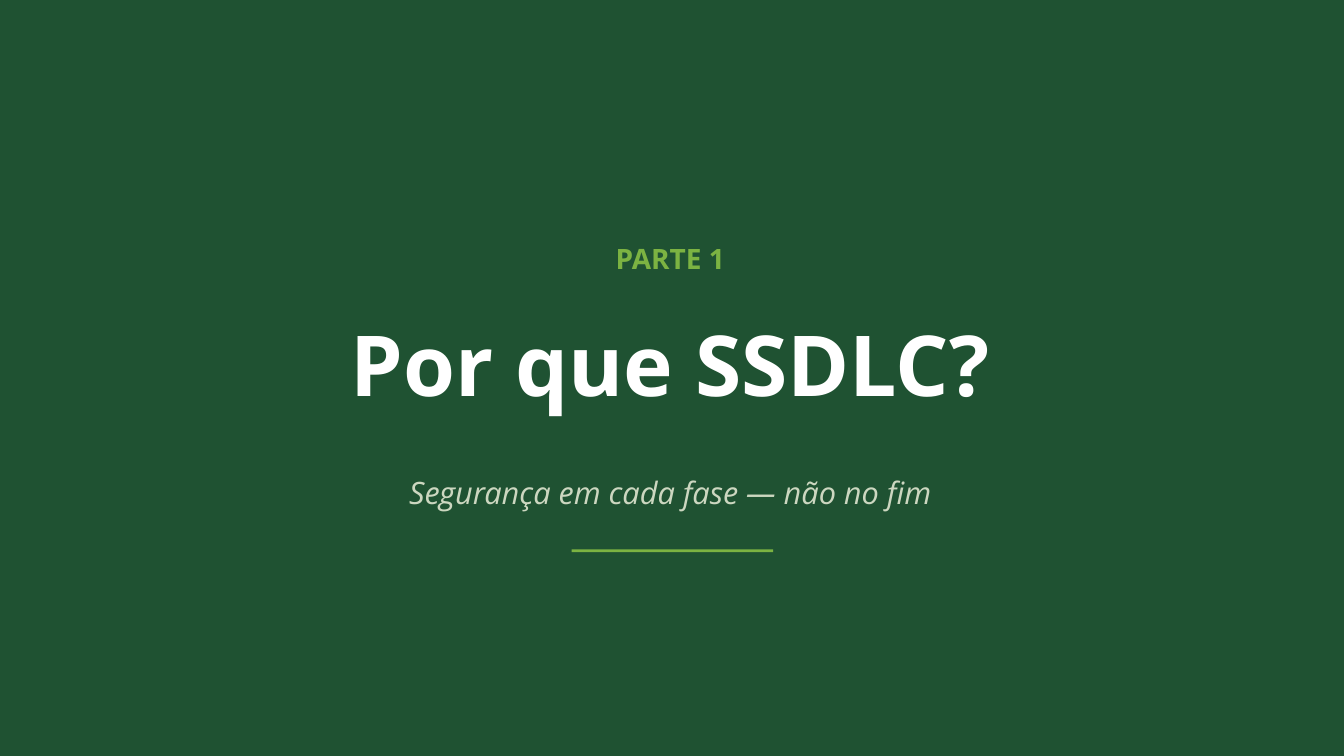
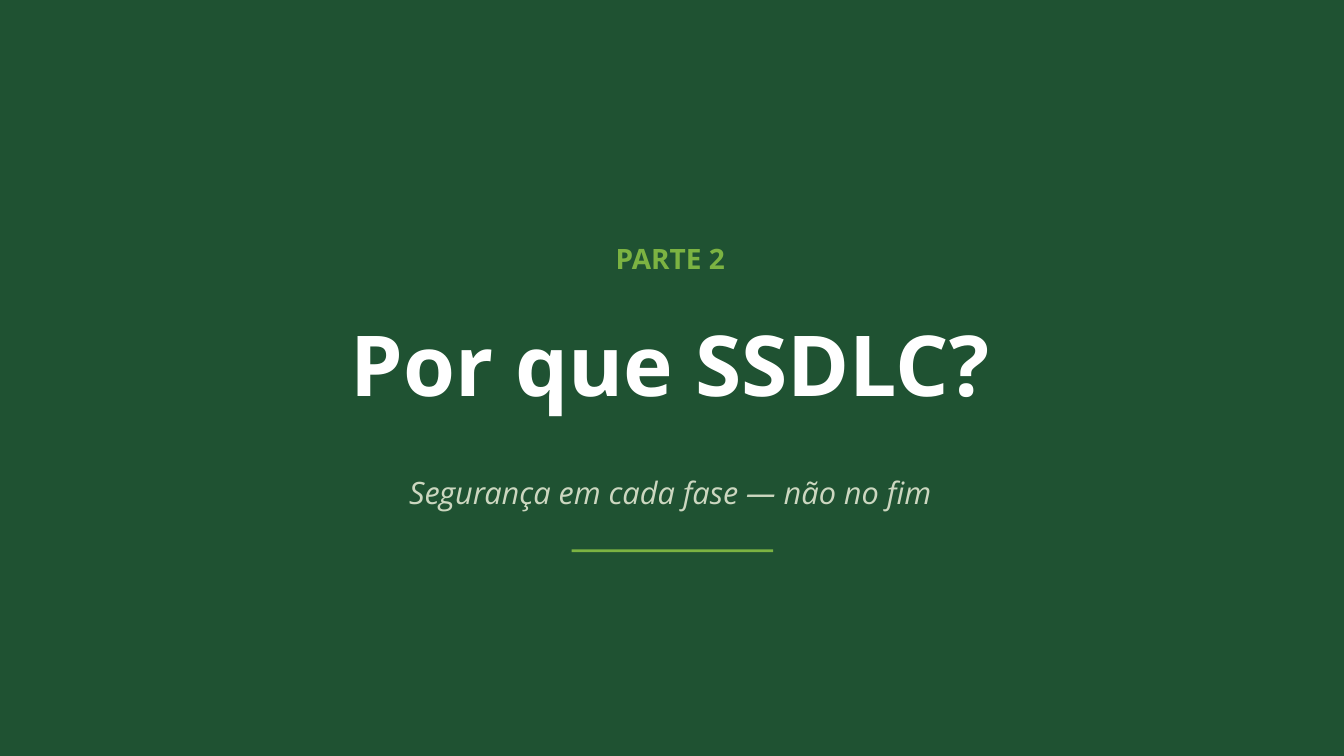
Before and after one commit to ads-sapucaia-ssc/SSC, a slide deck: slide 8 of aulas/aula-01-contexto-e-dados.pptx (slide 2 before the commit). Drawn at 1344x756 pixels with LibreOffice and Linux fonts; fonts in the diff are those of the drawing. Boxes give left, top, right and bottom in pixels: in the first picture for what was removed or moved away, otherwise in the second. Text is boxed around its words. In the diff, an @@ line names an element or a change of style, - is before the commit and + after.

```diff
--- a/aulas/aula-01-contexto-e-dados.pptx
+++ b/aulas/aula-01-contexto-e-dados.pptx
@@ text at [616, 249, 725, 269]: text changed @@
-PARTE 1
+PARTE 2
```
Also in this commit, not shown: 8 other slides changed, 6 slides added, 11 other files.
